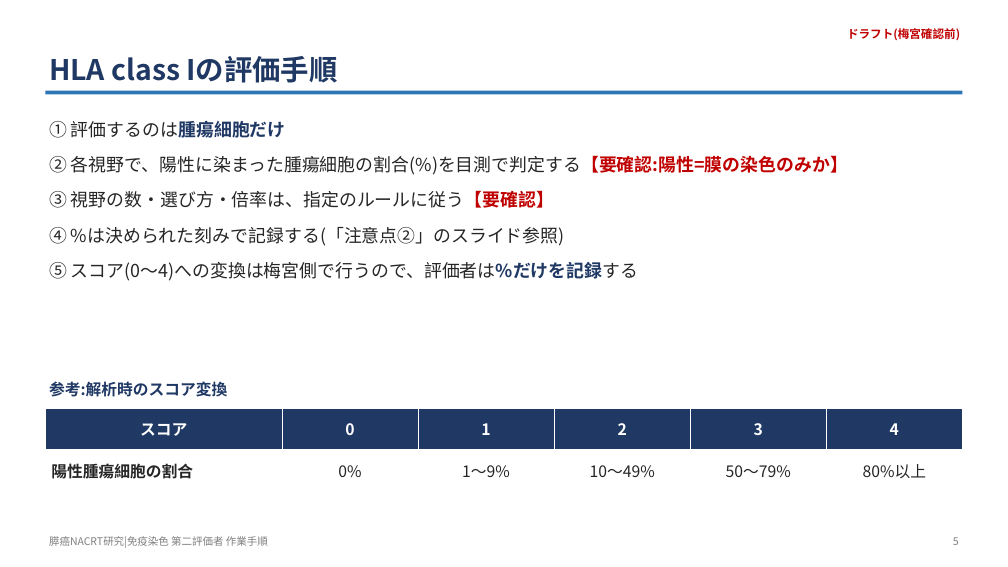
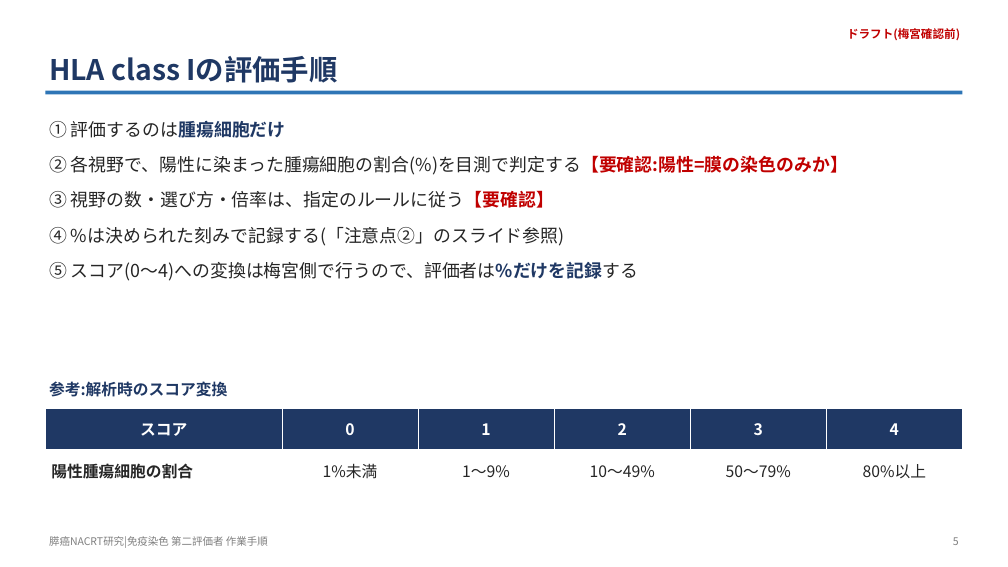
Before and after one commit to ume05620/claude-code-paper-writing-template, a slide deck: slide 5 of manuscripts/P01_pancreatic_cancer_CRT_immunity/materials/第二評価者_作業依頼_ドラフト.pptx. Drawn at 1008x567 pixels with LibreOffice and Linux fonts; fonts in the diff are those of the drawing. Boxes give left, top, right and bottom in pixels: in the first picture for what was removed or moved away, otherwise in the second. Text is boxed around its words. In the diff, an @@ line names an element or a change of style, - is before the commit and + after.

```diff
--- a/manuscripts/P01_pancreatic_cancer_CRT_immunity/materials/第二評価者_作業依頼_ドラフト.pptx
+++ b/manuscripts/P01_pancreatic_cancer_CRT_immunity/materials/第二評価者_作業依頼_ドラフト.pptx
@@ table at (45, 408, 963, 492) @@
-row 2, column 2: 0%
+row 2, column 2: 1%未満
```
Also in this commit, not shown: 1 other file.
